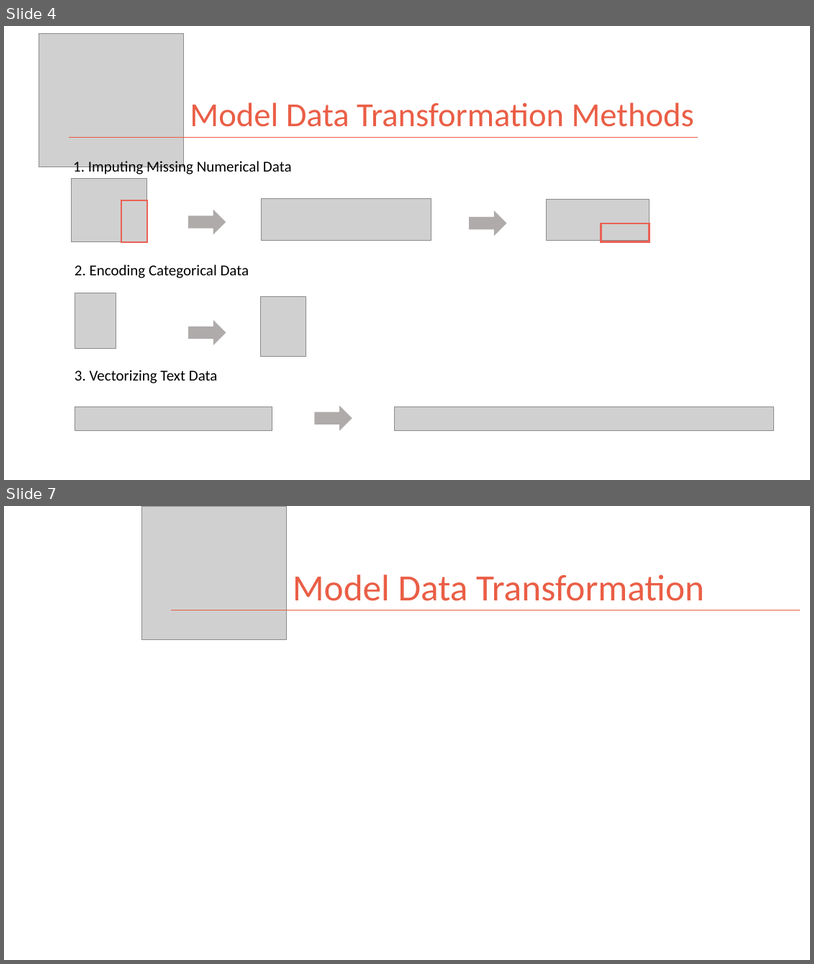
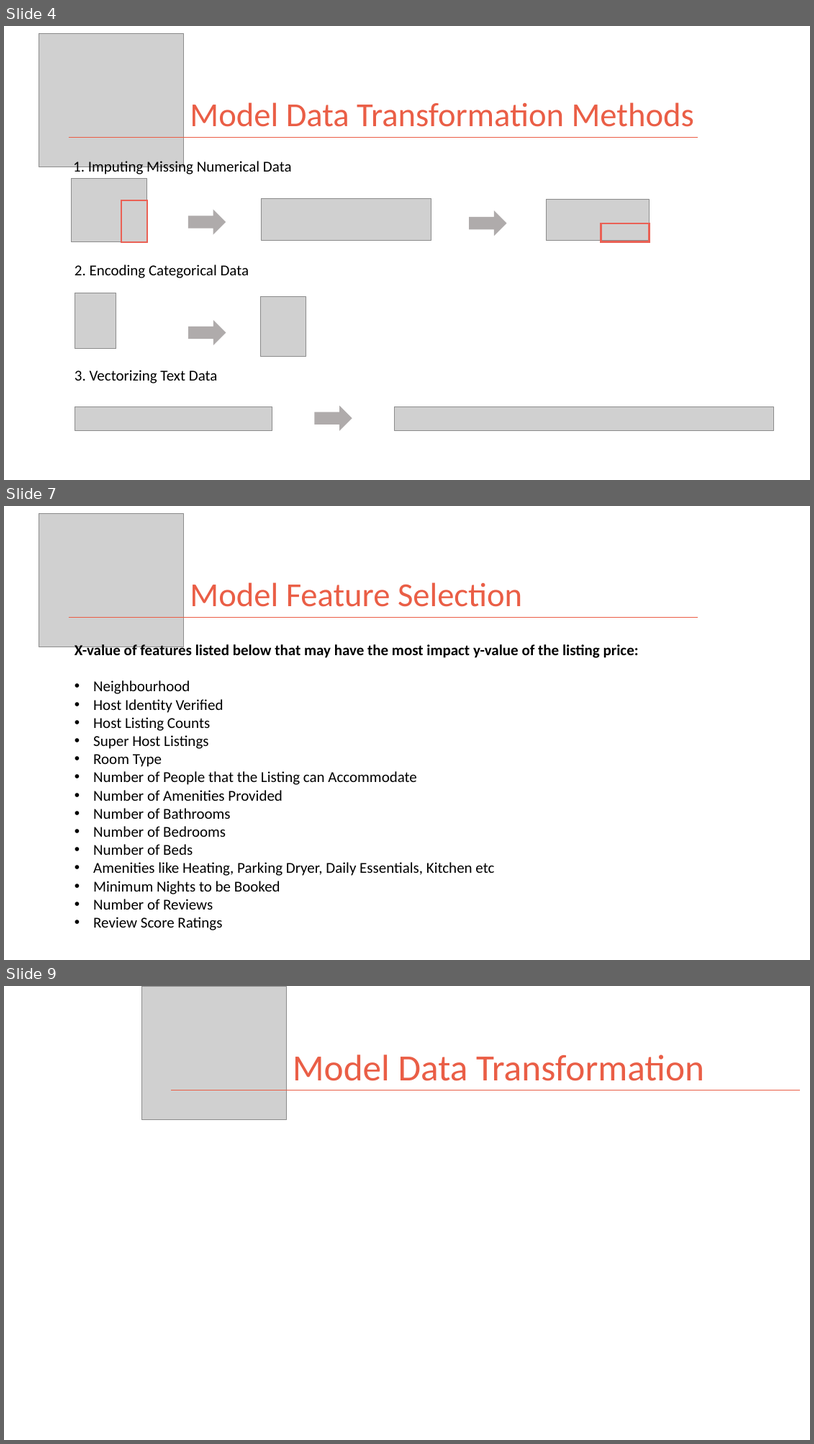
Before and after one commit to kman4/AirbnbPredictions, a slide deck: Airbnb Price Predictions (Model).pptx. Shown one above the other, each under a label of ours: slides 4 and 7 before the commit, slides 4, 7 and 9 after it; the slides between them are not shown. The pictures are 814x964 and 814x1444 pixels, drawn with LibreOffice and Linux fonts; fonts in the diff are those of the drawing; grey boxes stand for pictures. Boxes give left, top, right and bottom in pixels: in the first picture for what was removed or moved away, otherwise in the second. Text is boxed around its words. In the diff, an @@ line names an element or a change of style, - is before the commit and + after.

```diff
--- a/Airbnb Price Predictions (Model).pptx
+++ b/Airbnb Price Predictions (Model).pptx
@@ slide 7 added at (4,506,810,960), background #FFFFFF @@
@@ picture added at (39,513,184,647) @@
@@ title added at (190,582,522,607), 40 pt, text #EA5E46 @@
+Model Feature Selection
@@ line added from (69, 618) to (699, 618), #EA5E46 1 pt @@
@@ text added at (75,643,639,930), 18 pt, text #000000 @@
+X-value of features listed below that may have the most impact y-value of the listing price:
+• Neighbourhood
+• Host Identity Verified
+• Host Listing Counts
+• Super Host Listings
+• Room Type
+• Number of People that the Listing can Accommodate
+• Number of Amenities Provided
+• Number of Bathrooms
+• Number of Bedrooms
+• Number of Beds
+• Amenities like Heating, Parking Dryer, Daily Essentials, Kitchen etc
+• Minimum Nights to be Booked
+• Number of Reviews
+• Review Score Ratings
@@ what was slide 7 is now slide 9 @@
```
Also in this commit, not shown: 1 slide changed, 2 other slides added, 1 slide removed, 1 other file.
